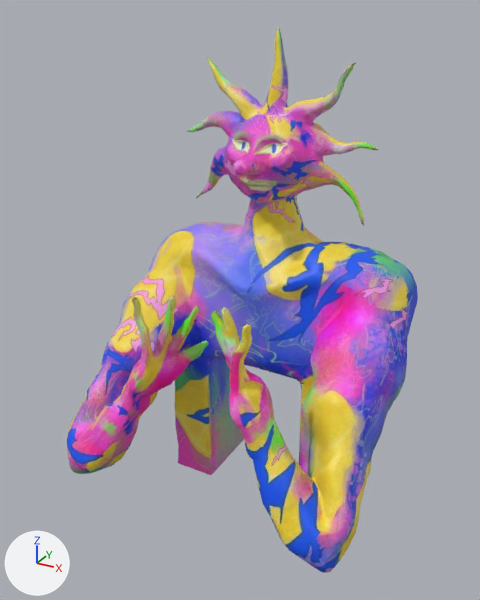
An edit to the glTF model commercial/models/hero/shr-sun-man.glb, drawn before and after from the same camera.
The view is the same before and after, from a camera (50 mm lens) standing at (0.575, -1.07, 1.033) and looking at (-0.01, -0.006, 0.5). Every picture has the same lights, and +X, +Y and +Z are marked at lower left. The older version comes first.

Objects in the first picture: 'geometry_0'.
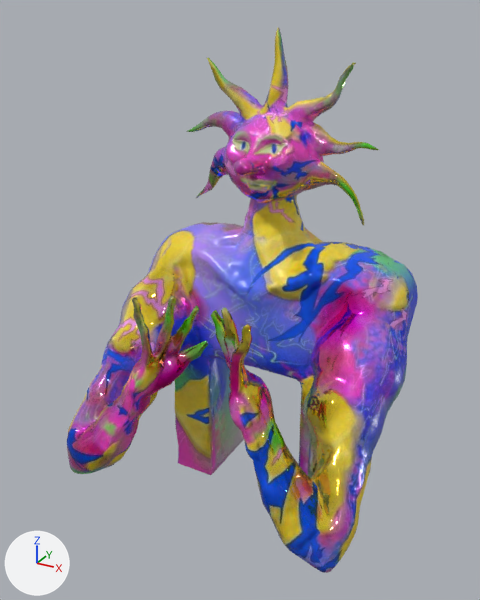
Where the newer file only moved an object's origin or applied its transform, the numbers keep the older frame.

Location of each change, (x1, y1, x2, y2) in pixels of the pictures (480 x 600 px):
'geometry_0', surface changed: (67, 27, 414, 573) in both

The change, as a list of edits to the scene's bpy script:
```text
Add img_image_3:
    img_image_3 = load_image('Image_3', '_unpacked/Image_3', 512, 512, 'Non-Color')
Add img_image_1:
    img_image_1 = load_image('Image_1', '_unpacked/Image_1', 512, 512, 'Non-Color')
Change mat_shr_sun_man:
    add n3 = _N.new('ShaderNodeSeparateColor'); n3.name = 'Separate Color'
    add n4 = _N.new('ShaderNodeTexImage'); n4.name = 'Image Texture.001'
    add n4.image = img_image_3
    add n5 = _N.new('ShaderNodeNormalMap'); n5.name = 'Normal Map'
    add n5.uv_map = 'UVMap'
    add n6 = _N.new('ShaderNodeTexImage'); n6.name = 'Image Texture.002'
    add n6.image = img_image_1
    where n0 = _N.new('ShaderNodeBsdfPrincipled'); n0.name = 'Principled BSDF'
    add _L.new(n3.outputs[2], n0.inputs[1])  # 'Blue' to 'Metallic'
    add _L.new(n3.outputs[1], n0.inputs[2])  # 'Green' to 'Roughness'
    add _L.new(n4.outputs[0], n3.inputs[0])  # 'Color' to 'Color'
    add _L.new(n5.outputs[0], n0.inputs[5])  # 'Normal' to 'Normal'
    add _L.new(n6.outputs[0], n5.inputs[1])  # 'Color' to 'Color'
```
